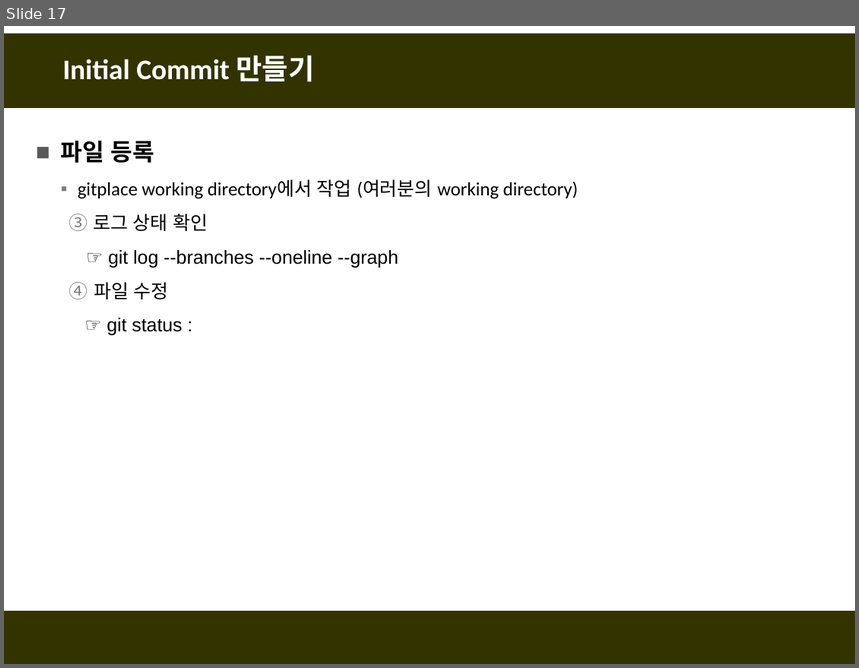
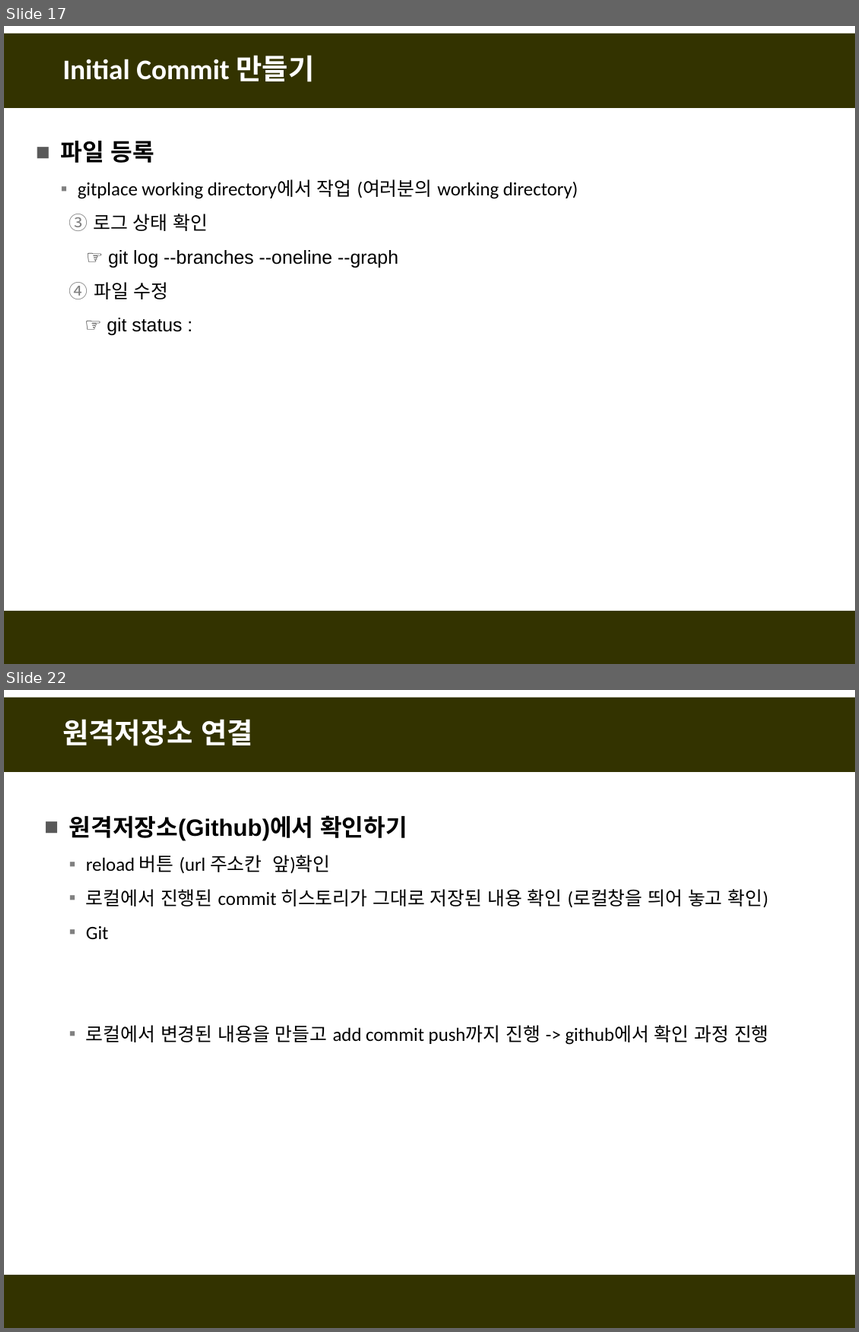
Before and after one commit to fasthill/github-lecture, a slide deck: git및github첫걸음.pptx. Shown one above the other, each under a label of ours: slide 17 before the commit, slides 17 and 22 after it; the slides between them are not shown. The pictures are 859x668 and 859x1332 pixels, drawn with LibreOffice and Linux fonts; fonts in the diff are those of the drawing. Boxes give left, top, right and bottom in pixels: in the first picture for what was removed or moved away, otherwise in the second. Text is boxed around its words. In the diff, an @@ line names an element or a change of style, - is before the commit and + after.

```diff
--- a/git및github첫걸음.pptx
+++ b/git및github첫걸음.pptx
@@ slide 22 added at [4,690,855,1328], background #FFFFFF; not listed: 2 template elements that a slide beside it also shows @@
@@ title added at [63,719,254,746], 24 pt, text #FFFFFF, bold @@
+원격저장소 연결
@@ text added at [69,815,769,1045], 16 pt, text #000000 @@
+■ 원격저장소(Github)에서 확인하기
+  ▪ reload 버튼 (url 주소칸 앞)확인
+  ▪ 로컬에서 진행된 commit 히스토리가 그대로 저장된 내용 확인 (로컬창을 띄어 놓고 확인)
+  ▪ Git
+  ▪ 로컬에서 변경된 내용을 만들고 add commit push까지 진행 -> github에서 확인 과정 진행
```
Also in this commit, not shown: 5 slides changed, 9 other slides added, 4 slides removed.
